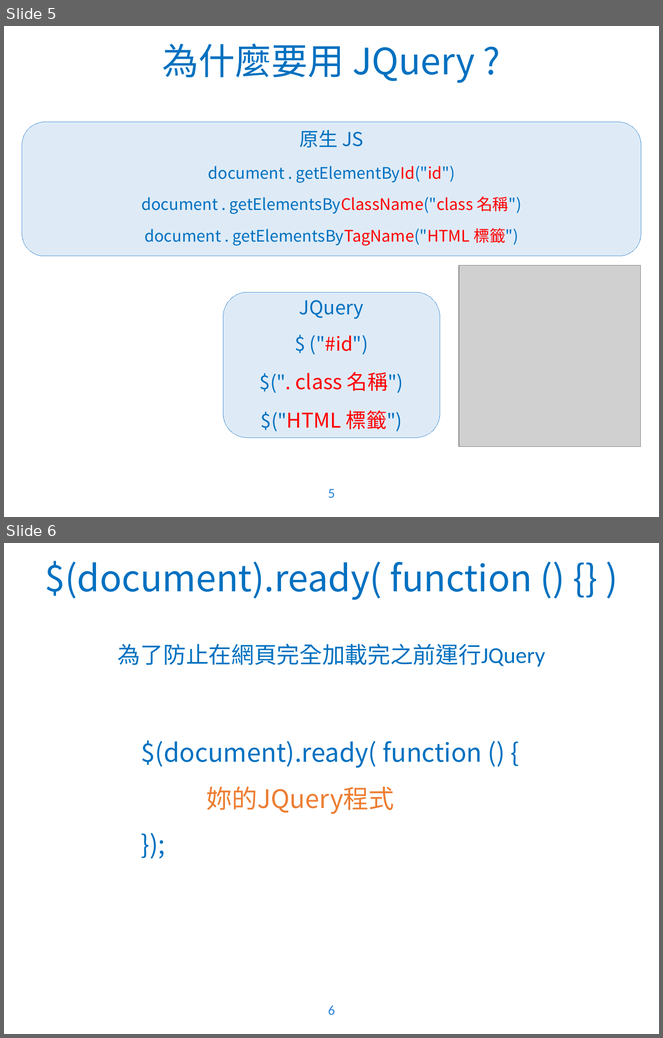
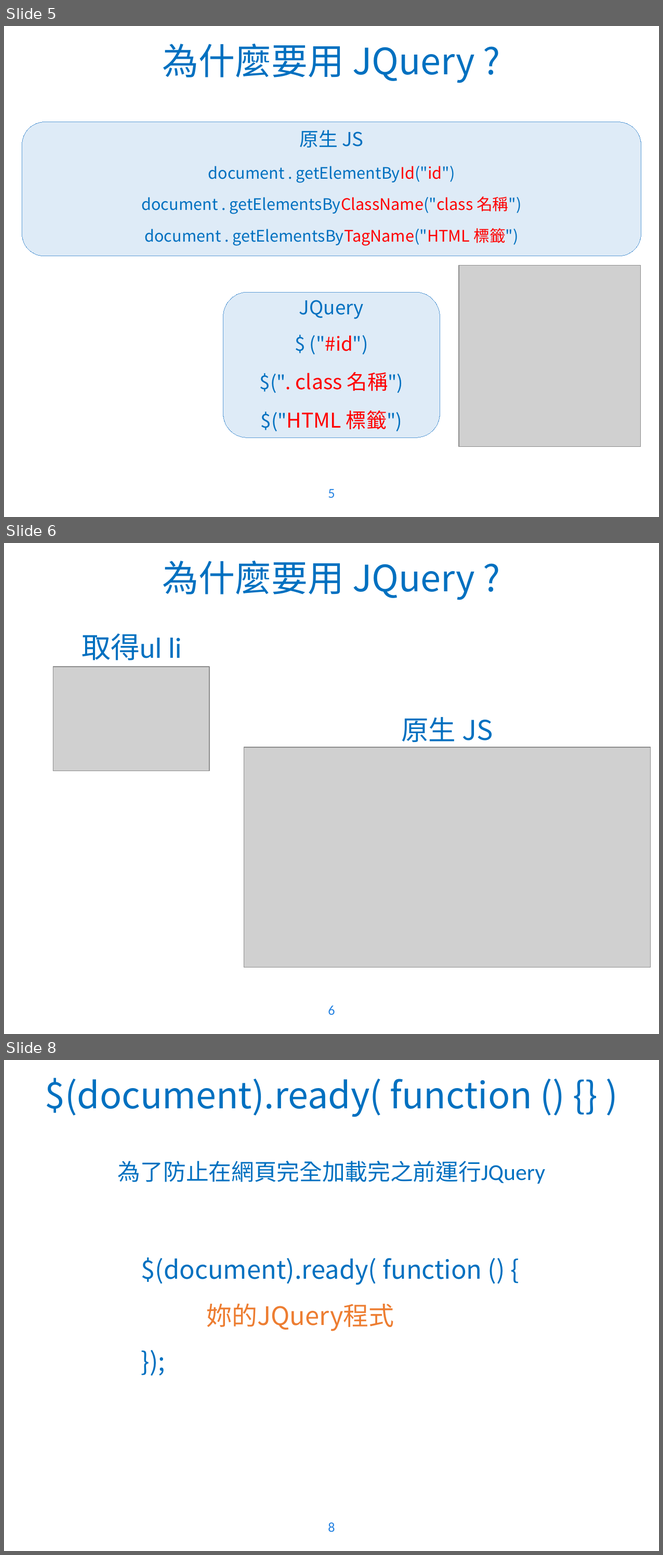
Before and after one commit to WaRTanKE7/WebClubData, a slide deck: 教學簡報/JavaScript - 4.pptx. Shown one above the other, each under a label of ours: slides 5 and 6 before the commit, slides 5, 6 and 8 after it; the slides between them are not shown. The pictures are 663x1038 and 663x1555 pixels, drawn with LibreOffice and Linux fonts; fonts in the diff are those of the drawing; grey boxes stand for pictures; background and template pictures are left out. Boxes give left, top, right and bottom in pixels: in the first picture for what was removed or moved away, otherwise in the second. Text is boxed around its words. In the diff, an @@ line names an element or a change of style, - is before the commit and + after.

```diff
--- a/教學簡報/JavaScript - 4.pptx
+++ b/教學簡報/JavaScript - 4.pptx
@@ slide 6 added at (4,543,659,1034), background picture (left out); not listed: 1 template element that a slide beside it also shows @@
@@ title added at (163,561,475,600), 40 pt, text #0070C0 @@
+為什麼要用 JQuery ?
@@ text added at (81,633,182,661), 32 pt, text #0070C0 @@
+取得ul li
@@ picture added at (53,667,210,771) @@
@@ text added at (401,717,493,747), 30 pt, text #0070C0 @@
+原生 JS
@@ picture added at (244,747,651,967) @@
@@ what was slide 6 is now slide 8 @@
@@ page number at (328,1523,335,1532): text changed @@
-6
+8
```
Also in this commit, not shown: 1 slide changed, 1 other slide added.
